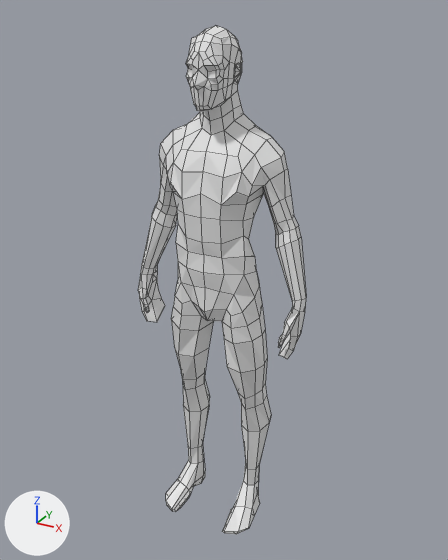
Renders of the Blender file historically-accurate-game-jam-13/Assets/3D/Scientist.blend from each side of a commit.
Both versions are drawn from a 50 mm camera at (1.09, -1.948, 2.053) aimed at (0.014, 0.008, 1.075). Lighting does not change. The marker at lower left points along +X, +Y and +Z. The first picture is the older version. Mesh edges are drawn as thin lines.
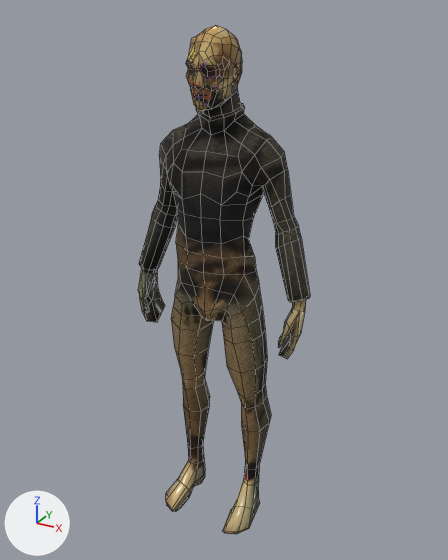
Where the change shows, as pixel boxes [x1, y1, x2, y2] in the pictures (448 x 560 px):
'Plane', reshaped
    before: [138, 26, 306, 534]
    after: [138, 26, 310, 534]
part 1 of me_plane, built on
    before: [200, 90, 244, 135]
    after: [196, 90, 245, 135]
part 2 of me_plane, built on
    before: [142, 217, 175, 268]
    after: [139, 216, 175, 270]
part 3 of me_plane, built on
    before: [276, 237, 306, 301]
    after: [276, 237, 310, 302]
part 4 of me_plane, recoloured (darker)
    both: [138, 26, 306, 534]

Edits to the bpy script that builds the scene:
```text
Add img_scientisttextures_roughness_png_001:
    img_scientisttextures_roughness_png_001 = load_image('scientisttextures_Roughness.png.001', '../Textures/scientisttextures_Roughness.png', 1024, 1024, 'Non-Color')
Add img_scientisttextures_normal_png:
    img_scientisttextures_normal_png = load_image('scientisttextures_Normal.png', '../Textures/scientisttextures_Normal.png', 1024, 1024, 'Non-Color')
Add img_scientisttextures_height_png_001:
    img_scientisttextures_height_png_001 = load_image('scientisttextures_Height.png.001', '../Textures/scientisttextures_Height.png', 1024, 1024, 'Non-Color')
Add img_scientisttextures_emissive_png:
    img_scientisttextures_emissive_png = load_image('scientisttextures_Emissive.png', '../Textures/scientisttextures_Emissive.png', 1024, 1024, 'sRGB')
Add img_scientisttextures_base_color_png_001:
    img_scientisttextures_base_color_png_001 = load_image('scientisttextures_Base_color.png.001', '../Textures/scientisttextures_Base_color.png', 1024, 1024, 'sRGB')
Add img_scientisttextures_metallic_png_001:
    img_scientisttextures_metallic_png_001 = load_image('scientisttextures_Metallic.png.001', '../Textures/scientisttextures_Metallic.png', 1024, 1024, 'Non-Color')
Add mat_material:
    mat_material = bpy.data.materials.new('Material')
    # uses the picture img_scientisttextures_base_color_png_001
    # uses the picture img_scientisttextures_emissive_png
    # uses the picture img_scientisttextures_height_png_001
    # uses the picture img_scientisttextures_metallic_png_001
    # uses the picture img_scientisttextures_normal_png
    # uses the picture img_scientisttextures_roughness_png_001
Change me_plane:
    used by ob_plane; location = (0.0, -0.054, 0.965); scale = (0.224, 0.224, 0.224)
    remove me_plane.from_pydata(...)  # 746 vertices, 776 faces; spans x -1.63..1.63, y -0.68..0.82, z -4.31..4.6
    add me_plane.from_pydata(...)  # 774 vertices, 804 faces; spans x -1.67..1.67, y -0.68..0.82, z -4.31..4.6
    me_plane part 1
    10 faces are deleted
    7 vertices move from x -0.34..0.34, y -0.05..0.33, z 3.25..3.46 to x -0.34..0.34, y -0.05..0.33, z 3.31..3.44
    10 vertices are added at x -0.38..0.38, y -0.1..0.61, z 3.25..3.47
    20 new faces join them
    me_plane part 2
    9 faces are deleted
    9 vertices are added at x -1.67..-1.32, y -0.02..0.43, z 0.43..0.54
    18 new faces join them
    me_plane part 3
    9 faces are deleted
    9 vertices are added at x 1.32..1.67, y -0.02..0.43, z 0.43..0.54
    18 new faces join them
    me_plane part 4: 748 faces spanning x -1.63..1.63, y -0.68..0.82, z -4.31..4.6 switch from no material to mat_material
```
